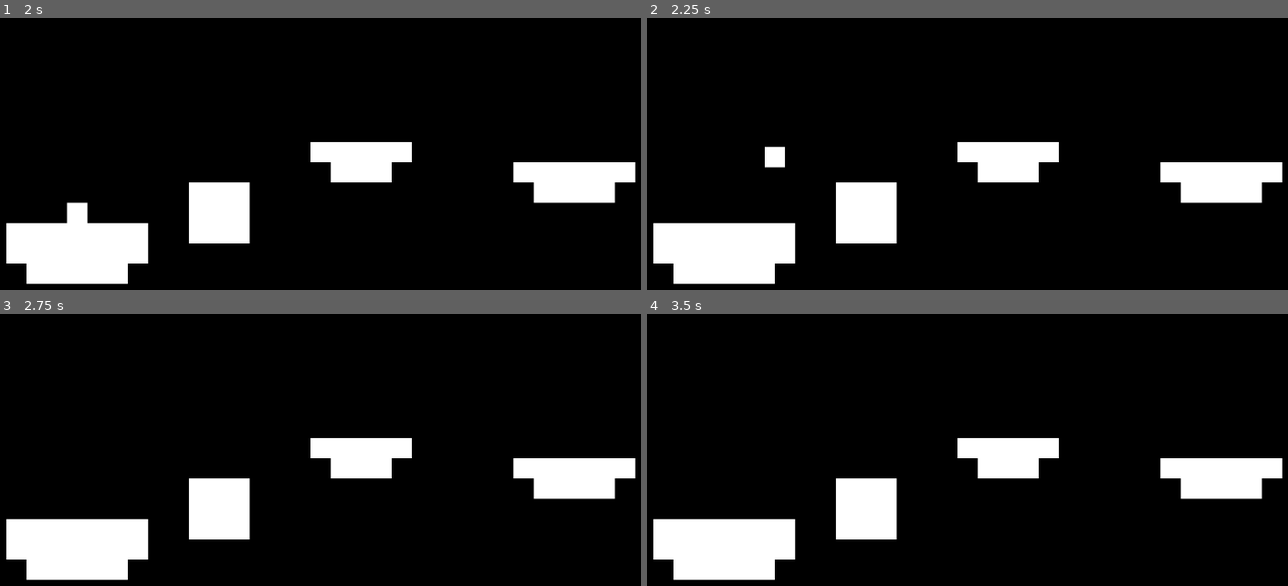
Above: before the commit, frames 1-4 (two rows, left to right).
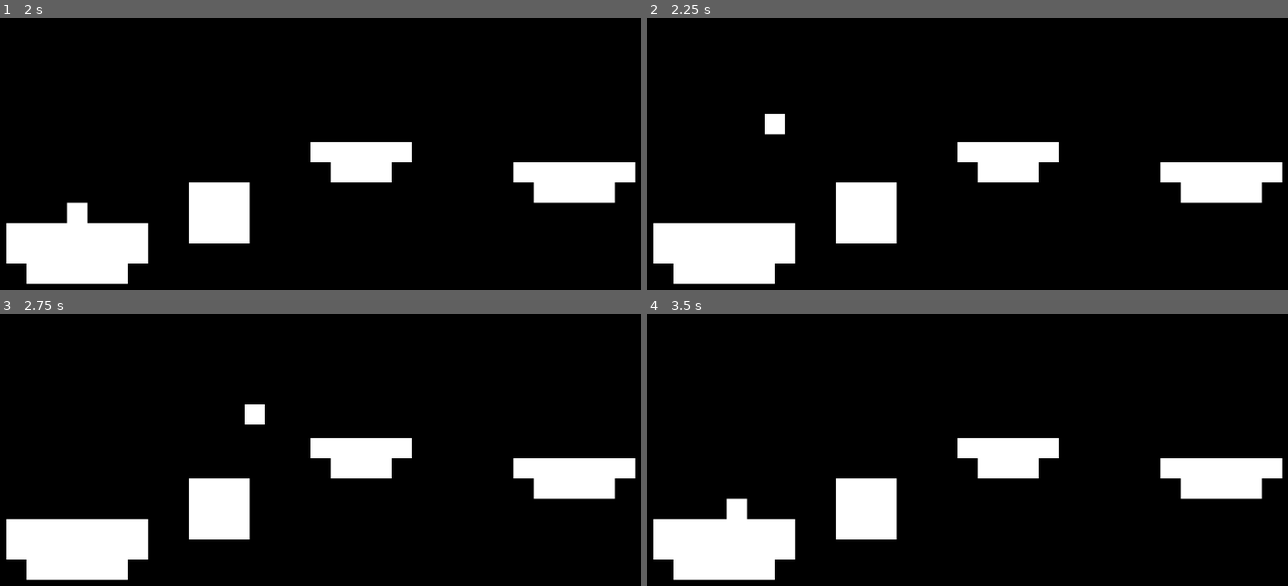
Above: after the commit, the same moments.

Repository: nerdcampdk/gamezone_mmo
Game: Godot game, scene res://game/game.tscn
Same seed, same stepped clock (60 frames per second), same inputs: the game is played once before the commit and once after it.
Inputs:
- Up to frame 1 (2 s): tap Enter at 0.5 s; hold D (right) 0.53-1.25 s; tap Space (jump) at 0.6, 0.77, 1.07 s; click "Host" at 1.25 s
- Up to frame 2 (2.25 s): tap Space (jump) at 2, 2.1 s; hold D (right) from 2.03 s (still down)
- Up to frame 3 (2.75 s): keep holding D (right); tap Space (jump) at 2.27, 2.57 s
- Up to frame 4 (3.5 s): release D (right) at 2.78 s; hold A (left) from 2.78 s (still down); tap Space (jump) at 2.85 s

Frame 1 is identical in both runs. In frame 2, 0.5% of the frame differs, in the area x 18-22%, y 35-56%; in frame 3, 0.2%; in frame 4, 0.3%.

Commit message:
Added double jump over a network
Co-Authored-By: The Douck <151237703+TheDouck@users.noreply.github.com>

Diff:
--- a/player/player.gd
+++ b/player/player.gd
@@ -21,6 +21,14 @@
 	if Input.is_action_just_pressed("jump") and is_on_floor():
 		velocity.y = JUMP_VELOCITY
 
+	if Input.is_action_just_pressed("jump") and not is_on_floor():
+		if not has_meta("doublejump_used"):
+			velocity.y = JUMP_VELOCITY
+			set_meta("doublejump_used", true)
+
+	if is_on_floor() and has_meta("doublejump_used"):
+		remove_meta("doublejump_used")
+
 	var direction = Input.get_axis("left", "right")
 	if direction:
 		velocity.x = direction * SPEED
--- a/project.godot
+++ b/project.godot
@@ -28,22 +28,20 @@
 left={
 "deadzone": 0.5,
 "events": [Object(InputEventKey,"resource_local_to_scene":false,"resource_name":"","device":-1,"window_id":0,"alt_press …(191 unchanged characters)…
+, Object(InputEventKey,"resource_local_to_scene":false,"resource_name":"","device":-1,"window_id":0,"alt_pressed":false,"shift_pressed":false,"ctrl_pressed":false,"meta_pressed":false,"pressed":false,"keycode":0,"physical_keycode":4194319,"key_label":0,"unicode":0,"location":0,"echo":false,"script":null)
 ]
 }
 right={
 "deadzone": 0.5,
 "events": [Object(InputEventKey,"resource_local_to_scene":false,"resource_name":"","device":-1,"window_id":0,"alt_press …(192 unchanged characters)…
+, Object(InputEventKey,"resource_local_to_scene":false,"resource_name":"","device":-1,"window_id":0,"alt_pressed":false,"shift_pressed":false,"ctrl_pressed":false,"meta_pressed":false,"pressed":false,"keycode":0,"physical_keycode":4194321,"key_label":0,"unicode":0,"location":0,"echo":false,"script":null)
 ]
 }
 jump={
 "deadzone": 0.5,
 "events": [Object(InputEventKey,"resource_local_to_scene":false,"resource_name":"","device":-1,"window_id":0,"alt_press …(191 unchanged characters)…
 , Object(InputEventKey,"resource_local_to_scene":false,"resource_name":"","device":-1,"window_id":0,"alt_pressed":false …(183 unchanged characters)…
-]
-}
-shoot={
-"deadzone": 0.5,
-"events": [Object(InputEventMouseButton,"resource_local_to_scene":false,"resource_name":"","device":-1,"window_id":0,"alt_pressed":false,"shift_pressed":false,"ctrl_pressed":false,"meta_pressed":false,"button_mask":1,"position":Vector2(111, 19),"global_position":Vector2(130, 102),"factor":1.0,"button_index":1,"canceled":false,"pressed":true,"double_click":false,"script":null)
+, Object(InputEventKey,"resource_local_to_scene":false,"resource_name":"","device":-1,"window_id":0,"alt_pressed":false,"shift_pressed":false,"ctrl_pressed":false,"meta_pressed":false,"pressed":false,"keycode":0,"physical_keycode":4194320,"key_label":0,"unicode":0,"location":0,"echo":false,"script":null)
 ]
 }
 
--- a/scripts/player.gd
+++ /dev/null
@@ -1,37 +0,0 @@
-extends CharacterBody2D
-@onready var basic_tile_map: TileMapLayer = $"../TileMaps/BasicTileMap"
-
-const SPEED = 110.0
-const JUMP_VELOCITY = 200.0
-
-func _physics_process(delta: float) -> void:
-	# Add the gravity.
-	if not is_on_floor():
-		velocity += get_gravity() * delta
-
-	# Handle dying falling of the map.
-	if position.y > basic_tile_map.get_used_rect().end.y + 100:
-		print("you died")  # Or handle respawning, etc.
-
-	# Handle jump.
-	if Input.is_action_just_pressed("jump") and is_on_floor():
-		velocity.y = -JUMP_VELOCITY
-
-	# Handle doublejump/airjump.
-	if Input.is_action_just_pressed("jump") and not is_on_floor():
-		if not has_meta("doublejump_used"):
-			velocity.y = -JUMP_VELOCITY
-			set_meta("doublejump_used", true)
-
-	# Reset doublejump when touching the floor.
-	if is_on_floor() and has_meta("doublejump_used"):
-		remove_meta("doublejump_used")
-
-	# Get the input direction and handle the movement/deceleration.
-	var direction := Input.get_axis("move_left", "move_right")
-	if direction:
-		velocity.x = direction * SPEED
-	else:
-		velocity.x = move_toward(velocity.x, 0, SPEED)
-
-	move_and_slide()
Not shown, removed: scripts/player.gd.uid
